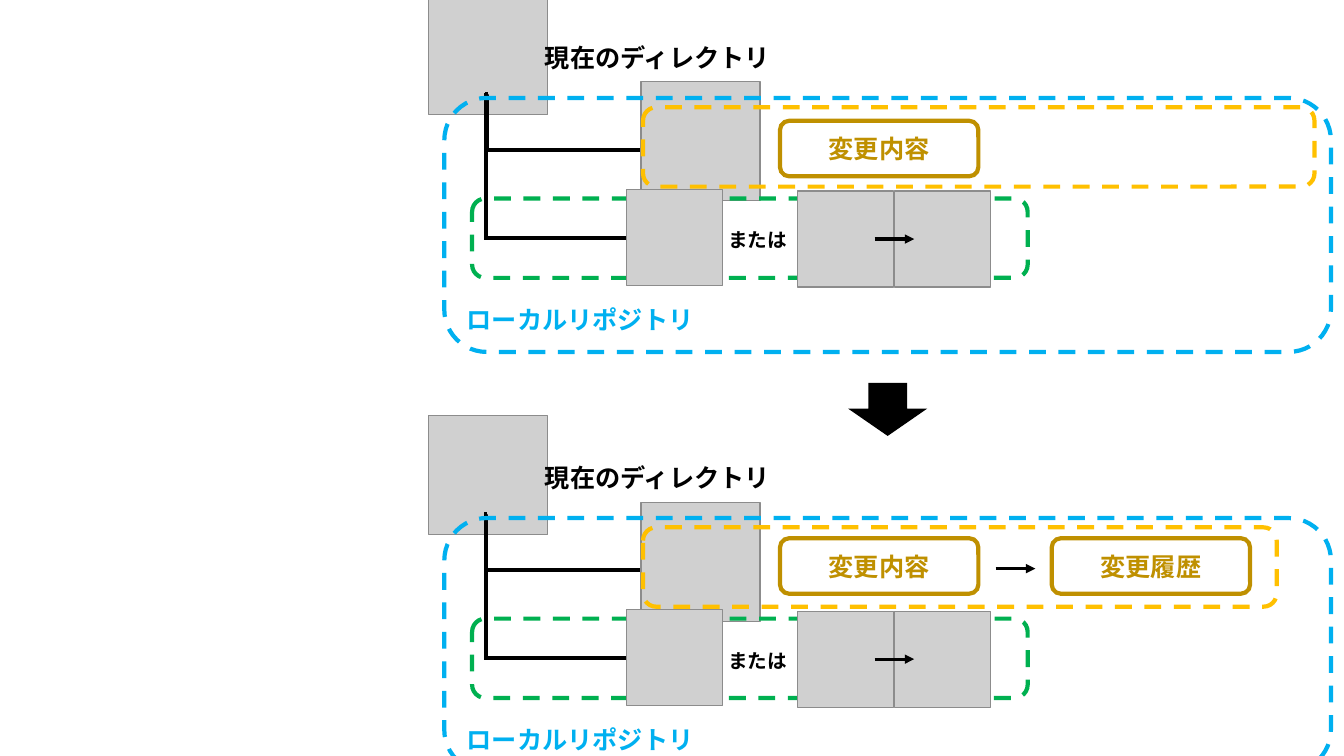
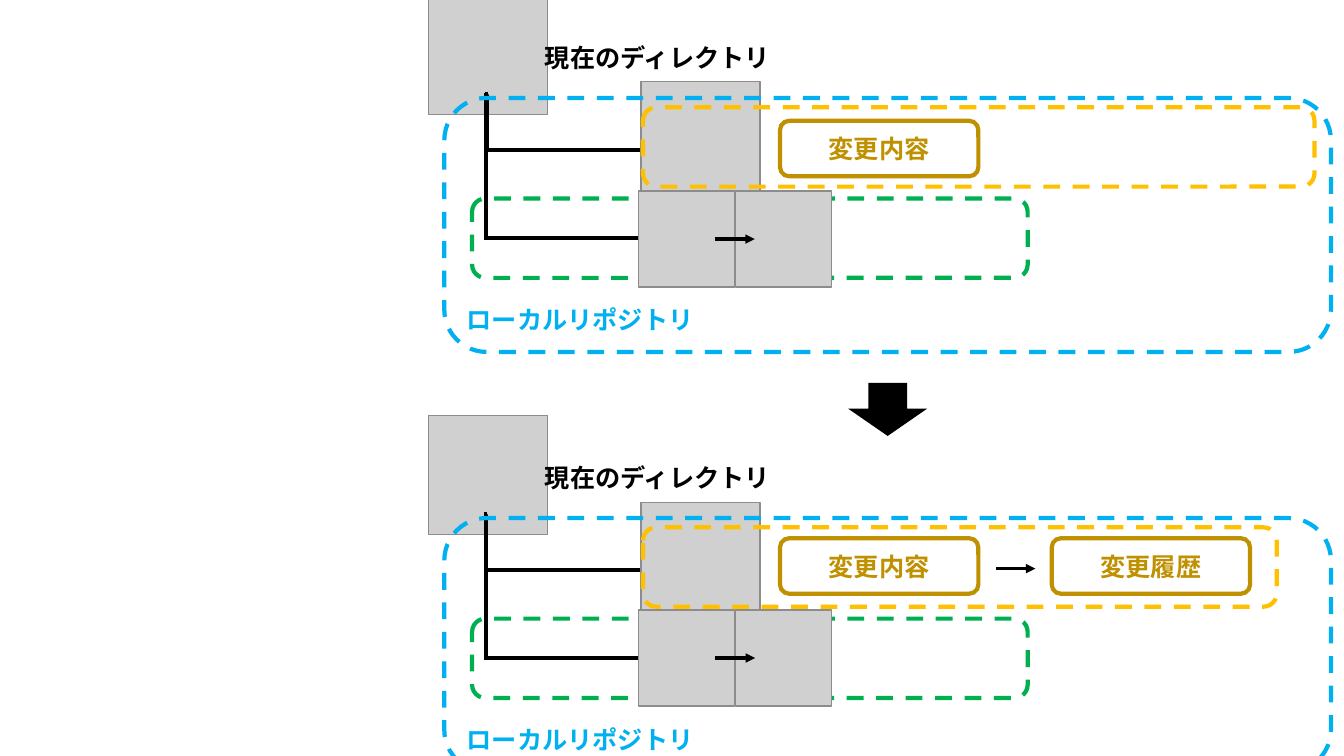
Before and after one commit to nishida2073/ai_navive, a slide deck: slide 30 of 01_テキスト/Git入門_図.pptx. Drawn at 1344x756 pixels with LibreOffice and Linux fonts; fonts in the diff are those of the drawing; grey boxes stand for pictures. Boxes give left, top, right and bottom in pixels: in the first picture for what was removed or moved away, otherwise in the second. Text is boxed around its words. In the diff, an @@ line names an element or a change of style, - is before the commit and + after.

```diff
--- a/01_テキスト/Git入門_図.pptx
+++ b/01_テキスト/Git入門_図.pptx
@@ picture moved from (x1=627, y1=190, x2=723, y2=285) to (x1=638, y1=192, x2=734, y2=287) @@
@@ picture moved from (x1=799, y1=192, x2=894, y2=287) to (x1=736, y1=192, x2=832, y2=287) @@
@@ picture removed at (x1=895, y1=192, x2=991, y2=287) @@
@@ arrow moved from (875, 239) - (914, 239) to (715, 239) - (755, 239) @@
@@ text removed at (x1=728, y1=231, x2=787, y2=248) @@
-または
@@ picture moved from (x1=627, y1=610, x2=723, y2=706) to (x1=639, y1=610, x2=735, y2=706) @@
@@ picture moved from (x1=799, y1=611, x2=894, y2=707) to (x1=736, y1=610, x2=832, y2=706) @@
@@ picture removed at (x1=895, y1=611, x2=991, y2=707) @@
@@ arrow moved from (875, 659) - (914, 659) to (716, 658) - (755, 658) @@
@@ text removed at (x1=728, y1=652, x2=787, y2=669) @@
-または
```
Also in this commit, not shown: 2 other slides changed, 1 other file.
